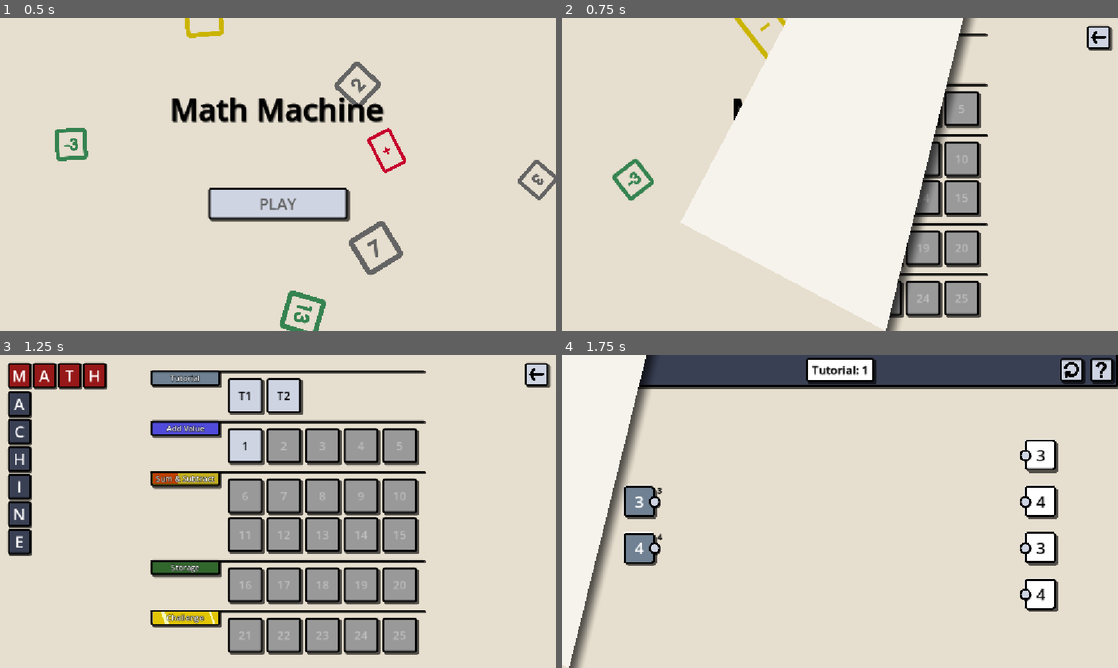
Above: before the commit, frames 1-4 (two rows, left to right).
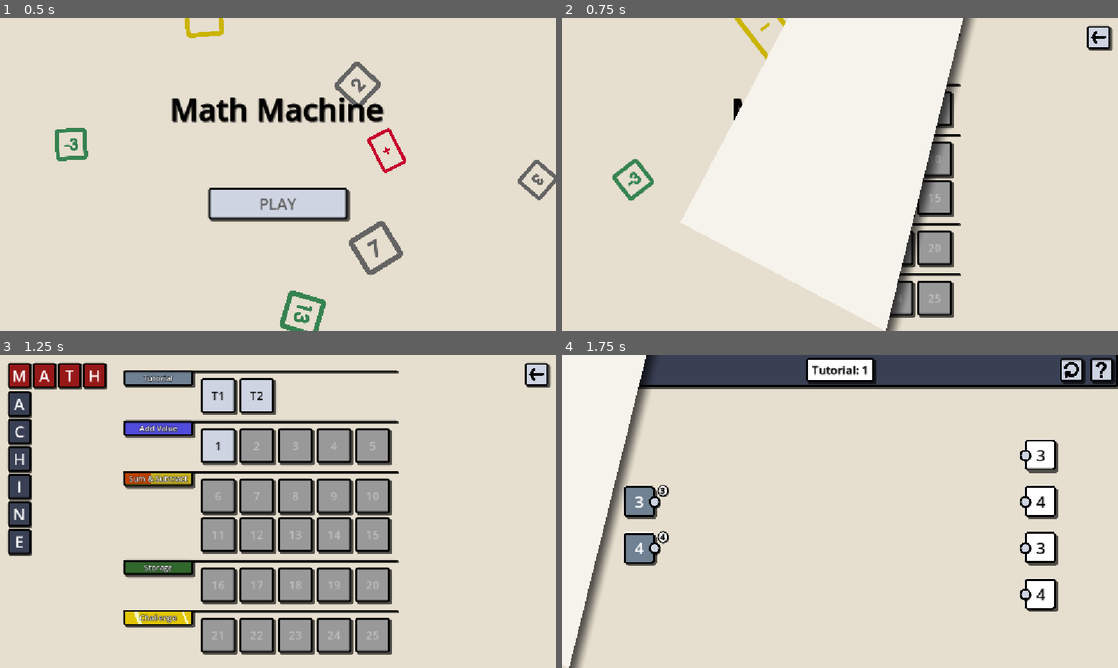
Above: after the commit, the same moments.

Repository: PorterHolliday/gamedev-jam-2026
Game: Godot game, scene res://GameRoot/game_root.tscn
Same seed, same stepped clock (60 frames per second), same inputs: the game is played once before the commit and once after it.
Inputs:
- Up to frame 1 (0.5 s): no input
- Up to frame 2 (0.75 s): click "PLAY" at 0.5 s
- Up to frame 3 (1.25 s): no input
- Up to frame 4 (1.75 s): click "T1" at 1.25 s

Frame 1 is identical in both runs. In frame 2, 4.9% of the frame differs, in the area x 60-77%, y 4-96%; in frame 3, 18%, in the area x 22-77%, y 4-96%; in frame 4, 0.1%.

Commit message:
Updates graph node port value labels to have a white, circular background for visibility.

Diff:
--- a/math-machine/Graph/Graph Node Port/graph_node_input.tscn
+++ b/math-machine/Graph/Graph Node Port/graph_node_input.tscn
@@ -8,6 +8,21 @@
 
 [sub_resource type="CircleShape2D" id="CircleShape2D_kp32d"]
 radius = 24.0
+
+[sub_resource type="StyleBoxFlat" id="StyleBoxFlat_pcdoi"]
+bg_color = Color(1, 1, 1, 1)
+border_width_left = 2
+border_width_top = 2
+border_width_right = 2
+border_width_bottom = 2
+border_color = Color(0, 0, 0, 1)
+corner_radius_top_left = 16
+corner_radius_top_right = 16
+corner_radius_bottom_right = 16
+corner_radius_bottom_left = 16
+shadow_color = Color(0, 0, 0, 0.6431373)
+shadow_size = 1
+shadow_offset = Vector2(1, 1)
 
 [node name="GraphNodeInput" type="Marker2D" unique_id=2095797941]
 script = ExtResource("1_v8ah4")
@@ -20,6 +35,34 @@
 position = Vector2(-8, 0)
 shape = SubResource("CircleShape2D_kp32d")
 
+[node name="DirectionalExpandContainer" type="Container" parent="Area2D" unique_id=30440322]
+offset_left = -3.0
+offset_top = -35.0
+offset_right = -3.0
+offset_bottom = -35.0
+script = ExtResource("4_xv260")
+h_expand_direction = 0
+metadata/_custom_type_script = "uid://byh1bnt7lgfl8"
+
+[node name="PanelContainer" type="PanelContainer" parent="Area2D/DirectionalExpandContainer" unique_id=1739816546]
+unique_name_in_owner = true
+visible = false
+layout_mode = 2
+theme_override_styles/panel = SubResource("StyleBoxFlat_pcdoi")
+
+[node name="MarginContainer" type="MarginContainer" parent="Area2D/DirectionalExpandContainer/PanelContainer" unique_id=740526017]
+layout_mode = 2
+theme_override_constants/margin_left = 4
+theme_override_constants/margin_top = -2
+theme_override_constants/margin_right = 4
+theme_override_constants/margin_bottom = -1
+
+[node name="Label" type="Label" parent="Area2D/DirectionalExpandContainer/PanelContainer/MarginContainer" unique_id=1189312209]
+unique_name_in_owner = true
+layout_mode = 2
+label_settings = ExtResource("3_qp16x")
+horizontal_alignment = 2
+
 [node name="Shadow" type="Sprite2D" parent="." unique_id=1239731309]
 position = Vector2(1, 1)
 scale = Vector2(0.25, 0.25)
@@ -28,18 +71,3 @@
 [node name="Sprite2D" type="Sprite2D" parent="." unique_id=68125033]
 scale = Vector2(0.25, 0.25)
 texture = ExtResource("2_kp32d")
-
-[node name="DirectionalExpandContainer" type="Container" parent="." unique_id=30440322]
-offset_left = -4.0
-offset_top = -35.0
-offset_right = -3.0
-offset_bottom = -14.0
-script = ExtResource("4_xv260")
-h_expand_direction = 0
-metadata/_custom_type_script = "uid://byh1bnt7lgfl8"
-
-[node name="Label" type="Label" parent="DirectionalExpandContainer" unique_id=1189312209]
-unique_name_in_owner = true
-layout_mode = 2
-label_settings = ExtResource("3_qp16x")
-horizontal_alignment = 2
--- a/math-machine/Graph/Graph Node Port/graph_node_output.tscn
+++ b/math-machine/Graph/Graph Node Port/graph_node_output.tscn
@@ -8,6 +8,21 @@
 
 [sub_resource type="CircleShape2D" id="CircleShape2D_7mlao"]
 radius = 24.0
+
+[sub_resource type="StyleBoxFlat" id="StyleBoxFlat_8bxjd"]
+bg_color = Color(1, 1, 1, 1)
+border_width_left = 2
+border_width_top = 2
+border_width_right = 2
+border_width_bottom = 2
+border_color = Color(0, 0, 0, 1)
+corner_radius_top_left = 16
+corner_radius_top_right = 16
+corner_radius_bottom_right = 16
+corner_radius_bottom_left = 16
+shadow_color = Color(0, 0, 0, 0.6431373)
+shadow_size = 1
+shadow_offset = Vector2(1, 1)
 
 [node name="GraphNodeOutput" type="Marker2D" unique_id=2095797941]
 script = ExtResource("1_j0l1v")
@@ -34,13 +49,26 @@
 [node name="DirectionalExpandContainer" type="Container" parent="." unique_id=1787146700]
 offset_left = 6.0
 offset_top = -35.0
-offset_right = 7.0
-offset_bottom = -14.0
+offset_right = 6.0
+offset_bottom = -35.0
 script = ExtResource("4_dptiu")
 metadata/_custom_type_script = "uid://byh1bnt7lgfl8"
 
-[node name="Label" type="Label" parent="DirectionalExpandContainer" unique_id=1749924856]
+[node name="PanelContainer" type="PanelContainer" parent="DirectionalExpandContainer" unique_id=712190939]
+unique_name_in_owner = true
+visible = false
+layout_mode = 2
+theme_override_styles/panel = SubResource("StyleBoxFlat_8bxjd")
+
+[node name="MarginContainer" type="MarginContainer" parent="DirectionalExpandContainer/PanelContainer" unique_id=404157358]
+layout_mode = 2
+theme_override_constants/margin_left = 4
+theme_override_constants/margin_top = -2
+theme_override_constants/margin_right = 4
+theme_override_constants/margin_bottom = -1
+
+[node name="Label" type="Label" parent="DirectionalExpandContainer/PanelContainer/MarginContainer" unique_id=293123437]
 unique_name_in_owner = true
 layout_mode = 2
-size_flags_horizontal = 8
 label_settings = ExtResource("3_ykvyb")
+horizontal_alignment = 2
--- a/math-machine/Graph/Graph Node Port/graph_node_port.gd
+++ b/math-machine/Graph/Graph Node Port/graph_node_port.gd
@@ -16,6 +16,7 @@
 
 @onready var graph_node: MyGraphNode = get_parent()
 @onready var snap_area: Area2D = %Area2D
+@onready var panel_container: PanelContainer = %PanelContainer
 @onready var value_label: Label = %Label
 var _mouse_is_in_port_area: bool = false
 
@@ -42,5 +43,7 @@
 func _update_value_label() -> void:
 	if value == NULL_VALUE:
 		value_label.text = ''
+		panel_container.hide()
 	else:
 		value_label.text = str(value)
+		panel_container.show()
--- a/math-machine/LevelSelectionScreen/level_selection_screen.tscn
+++ b/math-machine/LevelSelectionScreen/level_selection_screen.tscn
@@ -25,6 +25,7 @@
 [sub_resource type="SystemFont" id="SystemFont_7gix3"]
 font_names = PackedStringArray("Century Gothic")
 font_weight = 600
+subpixel_positioning = 0
 
 [sub_resource type="LabelSettings" id="LabelSettings_bp0l3"]
 font = SubResource("SystemFont_7gix3")
@@ -292,9 +293,9 @@
 custom_minimum_size = Vector2(1, 1)
 layout_mode = 3
 anchors_preset = 0
-offset_left = 312.0
+offset_left = 256.0
 offset_top = 32.0
-offset_right = 344.0
+offset_right = 288.0
 offset_bottom = 67.0
 metadata/_edit_group_ = true
 
@@ -321,9 +322,9 @@
 custom_minimum_size = Vector2(1, 1)
 layout_mode = 3
 anchors_preset = 0
-offset_left = 312.0
+offset_left = 256.0
 offset_top = 136.0
-offset_right = 344.0
+offset_right = 288.0
 offset_bottom = 171.0
 metadata/_edit_group_ = true
 
@@ -350,9 +351,9 @@
 custom_minimum_size = Vector2(1, 1)
 layout_mode = 3
 anchors_preset = 0
-offset_left = 312.0
+offset_left = 256.0
 offset_top = 240.0
-offset_right = 344.0
+offset_right = 288.0
 offset_bottom = 275.0
 metadata/_edit_group_ = true
 
@@ -384,9 +385,9 @@
 custom_minimum_size = Vector2(1, 1)
 layout_mode = 3
 anchors_preset = 0
-offset_left = 312.0
+offset_left = 256.0
 offset_top = 424.0
-offset_right = 344.0
+offset_right = 288.0
 offset_bottom = 459.0
 metadata/_edit_group_ = true
 
@@ -413,9 +414,9 @@
 custom_minimum_size = Vector2(1, 1)
 layout_mode = 3
 anchors_preset = 0
-offset_left = 312.0
+offset_left = 256.0
 offset_top = 528.0
-offset_right = 344.0
+offset_right = 288.0
 offset_bottom = 563.0
 metadata/_edit_group_ = true
 
@@ -446,168 +447,168 @@
 unique_name_in_owner = true
 
 [node name="LevelButton" parent="LevelButtonsContainer" unique_id=863369867 instance=ExtResource("1_bntq0")]
-offset_left = 472.0
+offset_left = 416.0
 offset_top = 48.0
-offset_right = 544.0
+offset_right = 488.0
 offset_bottom = 120.0
 disabled = false
 
 [node name="LevelButton2" parent="LevelButtonsContainer" unique_id=531769527 instance=ExtResource("1_bntq0")]
-offset_left = 552.0
+offset_left = 496.0
 offset_top = 48.0
-offset_right = 624.0
+offset_right = 568.0
 offset_bottom = 120.0
 disabled = false
 
 [node name="LevelButton3" parent="LevelButtonsContainer" unique_id=1650950780 instance=ExtResource("1_bntq0")]
-offset_left = 472.0
+offset_left = 416.0
 offset_top = 152.0
-offset_right = 544.0
+offset_right = 488.0
 offset_bottom = 224.0
 disabled = false
 
 [node name="LevelButton4" parent="LevelButtonsContainer" unique_id=1570781335 instance=ExtResource("1_bntq0")]
-offset_left = 552.0
+offset_left = 496.0
 offset_top = 152.0
-offset_right = 624.0
+offset_right = 568.0
 offset_bottom = 224.0
 
 [node name="LevelButton5" parent="LevelButtonsContainer" unique_id=1200488002 instance=ExtResource("1_bntq0")]
-offset_left = 632.0
+offset_left = 576.0
 offset_top = 152.0
-offset_right = 704.0
+offset_right = 648.0
 offset_bottom = 224.0
 
 [node name="LevelButton6" parent="LevelButtonsContainer" unique_id=1451083318 instance=ExtResource("1_bntq0")]
-offset_left = 712.0
+offset_left = 656.0
 offset_top = 152.0
-offset_right = 784.0
+offset_right = 728.0
 offset_bottom = 224.0
 
 [node name="LevelButton23" parent="LevelButtonsContainer" unique_id=50856958 instance=ExtResource("1_bntq0")]
-offset_left = 792.0
+offset_left = 736.0
 offset_top = 152.0
-offset_right = 864.0
+offset_right = 808.0
 offset_bottom = 224.0
 
 [node name="LevelButton7" parent="LevelButtonsContainer" unique_id=893442744 instance=ExtResource("1_bntq0")]
-offset_left = 472.0
+offset_left = 416.0
 offset_top = 256.0
-offset_right = 544.0
+offset_right = 488.0
 offset_bottom = 328.0
 
 [node name="LevelButton8" parent="LevelButtonsContainer" unique_id=386276884 instance=ExtResource("1_bntq0")]
-offset_left = 552.0
+offset_left = 496.0
 offset_top = 256.0
-offset_right = 624.0
+offset_right = 568.0
 offset_bottom = 328.0
 
 [node name="LevelButton9" parent="LevelButtonsContainer" unique_id=153766639 instance=ExtResource("1_bntq0")]
-offset_left = 632.0
+offset_left = 576.0
 offset_top = 256.0
-offset_right = 704.0
+offset_right = 648.0
 offset_bottom = 328.0
 
 [node name="LevelButton10" parent="LevelButtonsContainer" unique_id=94989472 instance=ExtResource("1_bntq0")]
-offset_left = 712.0
+offset_left = 656.0
 offset_top = 256.0
-offset_right = 784.0
+offset_right = 728.0
 offset_bottom = 328.0
 
 [node name="LevelButton11" parent="LevelButtonsContainer" unique_id=1056782993 instance=ExtResource("1_bntq0")]
-offset_left = 792.0
+offset_left = 736.0
 offset_top = 256.0
-offset_right = 864.0
+offset_right = 808.0
 offset_bottom = 328.0
 
 [node name="LevelButton12" parent="LevelButtonsContainer" unique_id=780097692 instance=ExtResource("1_bntq0")]
-offset_left = 472.0
+offset_left = 416.0
 offset_top = 336.0
-offset_right = 544.0
+offset_right = 488.0
 offset_bottom = 408.0
 
 [node name="LevelButton13" parent="LevelButtonsContainer" unique_id=336903344 instance=ExtResource("1_bntq0")]
-offset_left = 552.0
+offset_left = 496.0
 offset_top = 336.0
-offset_right = 624.0
+offset_right = 568.0
 offset_bottom = 408.0
 
 [node name="LevelButton14" parent="LevelButtonsContainer" unique_id=415540774 instance=ExtResource("1_bntq0")]
-offset_left = 632.0
+offset_left = 576.0
 offset_top = 336.0
-offset_right = 704.0
+offset_right = 648.0
 offset_bottom = 408.0
 
 [node name="LevelButton15" parent="LevelButtonsContainer" unique_id=1045238823 instance=ExtResource("1_bntq0")]
-offset_left = 712.0
+offset_left = 656.0
 offset_top = 336.0
-offset_right = 784.0
+offset_right = 728.0
 offset_bottom = 408.0
 
 [node name="LevelButton16" parent="LevelButtonsContainer" unique_id=406050735 instance=ExtResource("1_bntq0")]
-offset_left = 792.0
+offset_left = 736.0
 offset_top = 336.0
-offset_right = 864.0
+offset_right = 808.0
 offset_bottom = 408.0
 
 [node name="LevelButton17" parent="LevelButtonsContainer" unique_id=985013322 instance=ExtResource("1_bntq0")]
-offset_left = 472.0
+offset_left = 416.0
 offset_top = 440.0
-offset_right = 544.0
+offset_right = 488.0
 offset_bottom = 512.0
 
 [node name="LevelButton18" parent="LevelButtonsContainer" unique_id=463969283 instance=ExtResource("1_bntq0")]
-offset_left = 552.0
+offset_left = 496.0
 offset_top = 440.0
-offset_right = 624.0
+offset_right = 568.0
 offset_bottom = 512.0
 
 [node name="LevelButton19" parent="LevelButtonsContainer" unique_id=73588653 instance=ExtResource("1_bntq0")]
-offset_left = 632.0
+offset_left = 576.0
 offset_top = 440.0
-offset_right = 704.0
+offset_right = 648.0
 offset_bottom = 512.0
 
 [node name="LevelButton20" parent="LevelButtonsContainer" unique_id=1559009018 instance=ExtResource("1_bntq0")]
-offset_left = 712.0
+offset_left = 656.0
 offset_top = 440.0
-offset_right = 784.0
+offset_right = 728.0
 offset_bottom = 512.0
 
 [node name="LevelButton21" parent="LevelButtonsContainer" unique_id=968432730 instance=ExtResource("1_bntq0")]
-offset_left = 792.0
+offset_left = 736.0
 offset_top = 440.0
-offset_right = 864.0
+offset_right = 808.0
 offset_bottom = 512.0
 
 [node name="LevelButton22" parent="LevelButtonsContainer" unique_id=260983362 instance=ExtResource("1_bntq0")]
-offset_left = 472.0
+offset_left = 416.0
 offset_top = 544.0
-offset_right = 544.0
+offset_right = 488.0
 offset_bottom = 616.0
 
 [node name="LevelButton24" parent="LevelButtonsContainer" unique_id=471533219 instance=ExtResource("1_bntq0")]
-offset_left = 552.0
+offset_left = 496.0
 offset_top = 544.0
-offset_right = 624.0
+offset_right = 568.0
 offset_bottom = 616.0
 
 [node name="LevelButton25" parent="LevelButtonsContainer" unique_id=1293210855 instance=ExtResource("1_bntq0")]
-offset_left = 632.0
+offset_left = 576.0
 offset_top = 544.0
-offset_right = 704.0
+offset_right = 648.0
 offset_bottom = 616.0
 
 [node name="LevelButton26" parent="LevelButtonsContainer" unique_id=393916819 instance=ExtResource("1_bntq0")]
-offset_left = 712.0
+offset_left = 656.0
 offset_top = 544.0
-offset_right = 784.0
+offset_right = 728.0
 offset_bottom = 616.0
 
 [node name="LevelButton27" parent="LevelButtonsContainer" unique_id=559676808 instance=ExtResource("1_bntq0")]
-offset_left = 792.0
+offset_left = 736.0
 offset_top = 544.0
-offset_right = 864.0
+offset_right = 808.0
 offset_bottom = 616.0
 
 [node name="BackButton" type="Button" parent="." unique_id=23307136]
